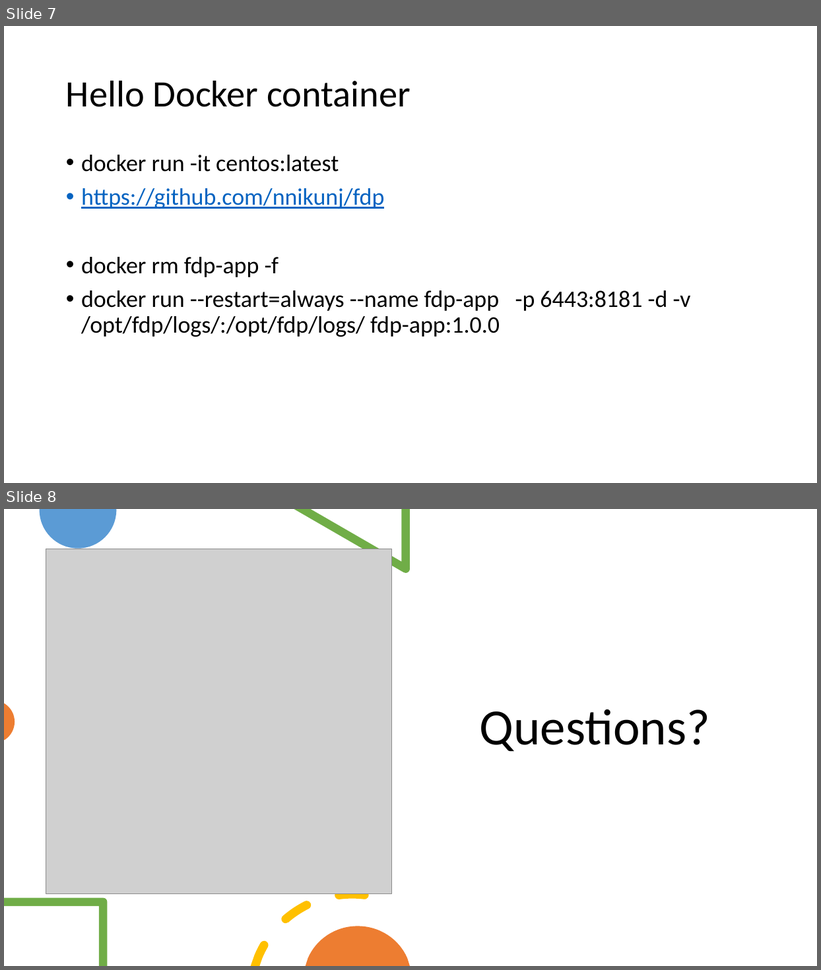
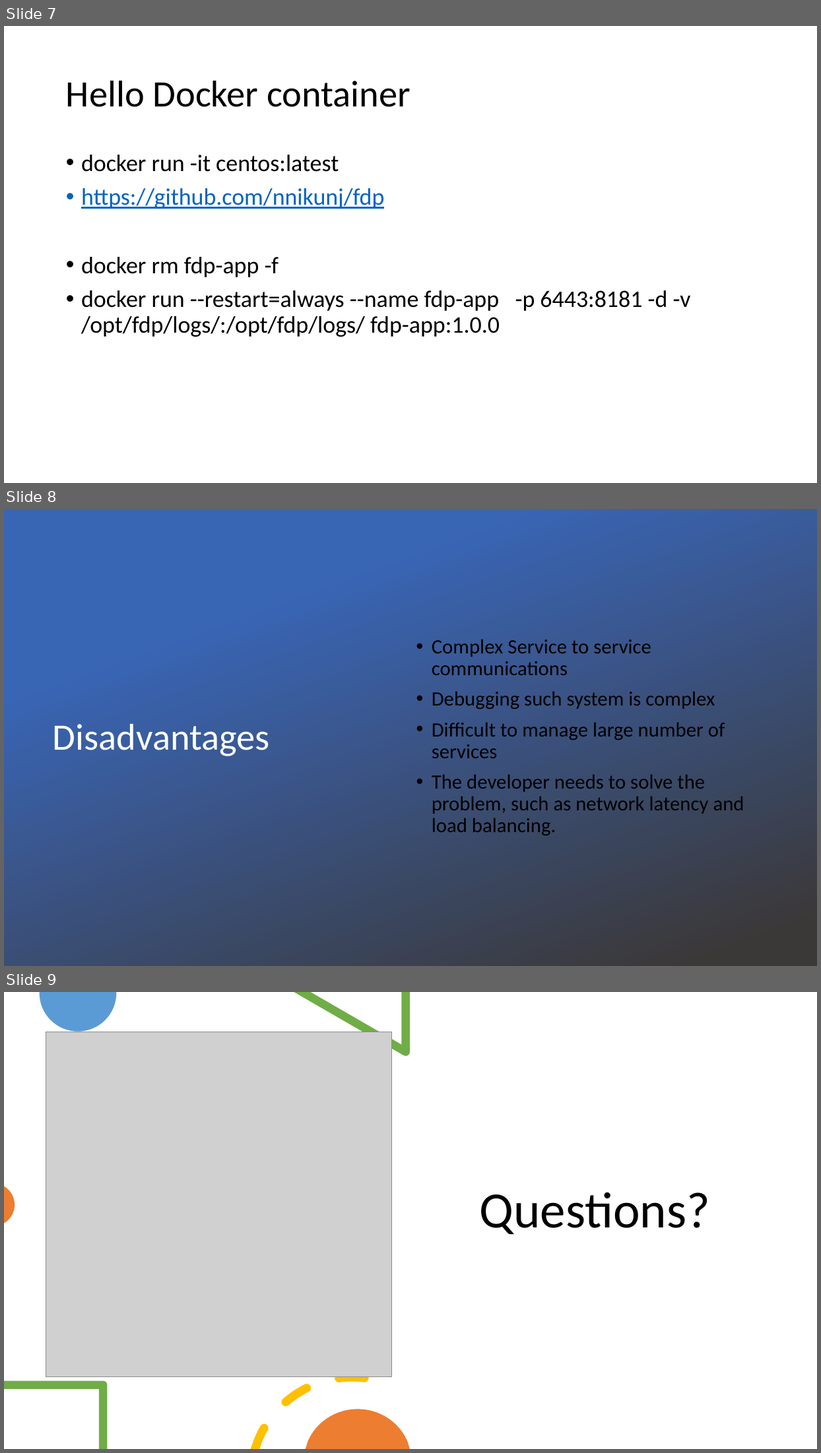
Before and after one commit to nnikunj/fdp, a slide deck: CloudNativeApps.pptx. Shown one above the other, each under a label of ours: slides 7 and 8 before the commit, slides 7, 8 and 9 after it. The pictures are 821x970 and 821x1453 pixels, drawn with LibreOffice and Linux fonts; fonts in the diff are those of the drawing; grey boxes stand for pictures; background and template pictures are left out. Boxes give left, top, right and bottom in pixels: in the first picture for what was removed or moved away, otherwise in the second. Text is boxed around its words. In the diff, an @@ line names an element or a change of style, - is before the commit and + after.

```diff
--- a/CloudNativeApps.pptx
+++ b/CloudNativeApps.pptx
@@ slide 8 added at (4,509,817,966), background picture (left out) @@
@@ rectangle added at (4,509,817,966), fill gradient #3965B5 to #3B3838 @@
@@ text added at (432,639,745,836), 24 pt, text #000000 @@
+• Complex Service to service communications
+• Debugging such system is complex
+• Difficult to manage large number of services
+• The developer needs to solve the problem, such as network latency and load balancing.
@@ title added at (53,724,270,757), 44 pt, text #FFFFFF @@
+Disadvantages
@@ what was slide 8 is now slide 9 @@
```
Also in this commit, not shown: 4 slides changed.
